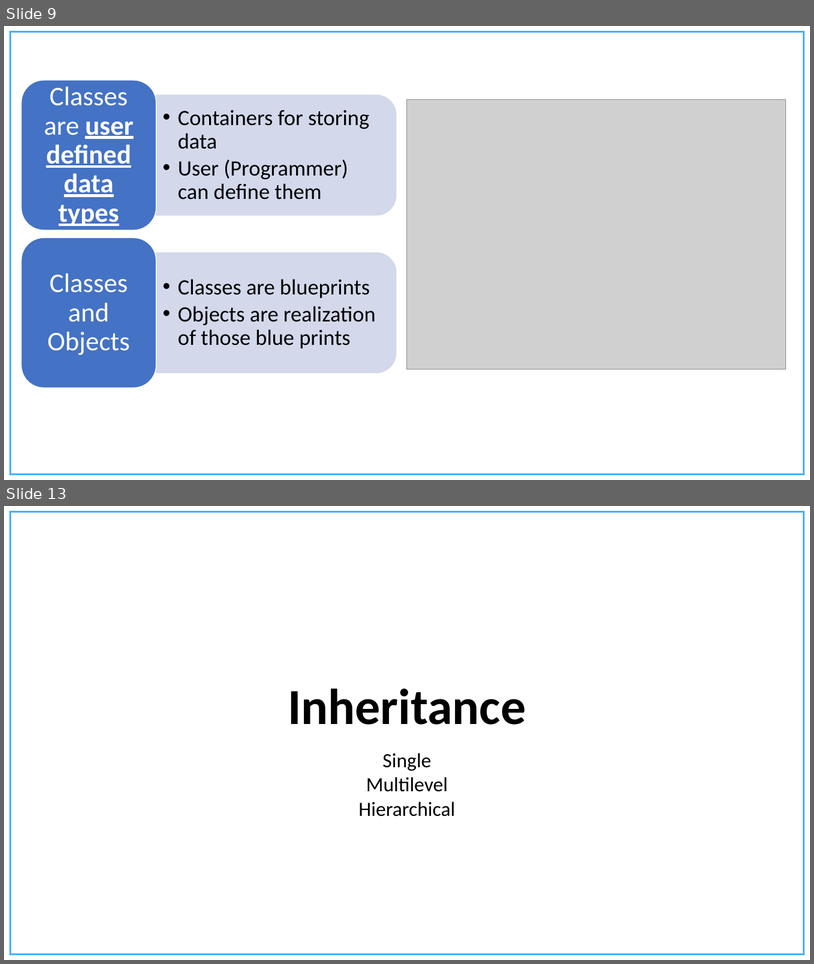
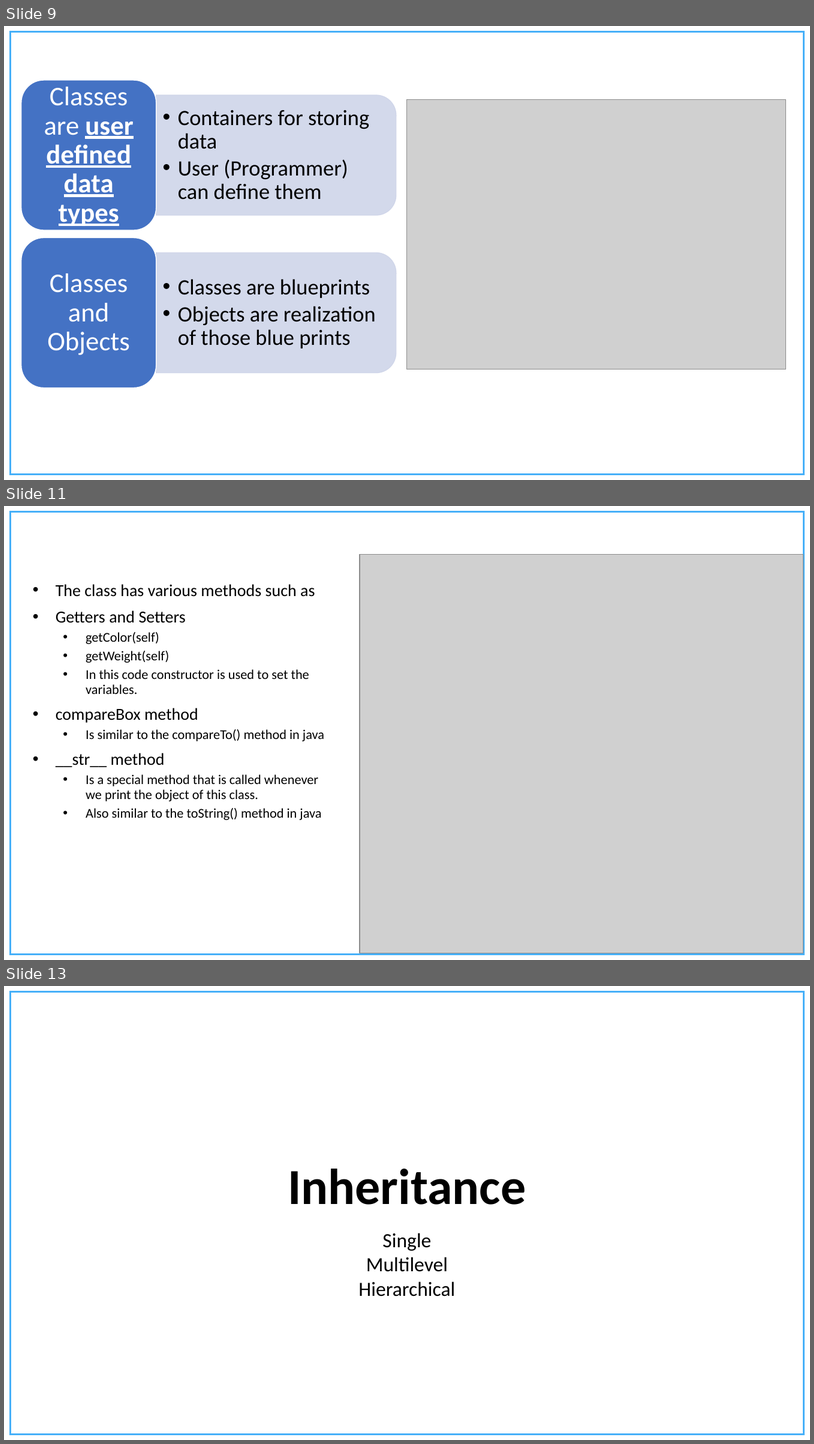
Before and after one commit to chandanNapster/PythonDevWork, a slide deck: Course Material/Presentations/Functions and Classes.pptx. Shown one above the other, each under a label of ours: slides 9 and 13 before the commit, slides 9, 11 and 13 after it; the slides between them are not shown. The pictures are 814x964 and 814x1444 pixels, drawn with LibreOffice and Linux fonts; fonts in the diff are those of the drawing; grey boxes stand for pictures; background and template pictures are left out. Boxes give left, top, right and bottom in pixels: in the first picture for what was removed or moved away, otherwise in the second. Text is boxed around its words. In the diff, an @@ line names an element or a change of style, - is before the commit and + after.

```diff
--- a/Course Material/Presentations/Functions and Classes.pptx
+++ b/Course Material/Presentations/Functions and Classes.pptx
@@ slide 11 added at bbox=[4, 506, 810, 960], background #FFFFFF; not listed: 1 template element that a slide beside it also shows @@
@@ picture added at bbox=[360, 555, 803, 953] @@
@@ text added at bbox=[56, 584, 324, 820], 16 pt, text #000000 @@
+• The class has various methods such as
+• Getters and Setters
+  • getColor(self)
+  • getWeight(self)
+  • In this code constructor is used to set the variables.
+• compareBox method
+  • Is similar to the compareTo() method in java
+• __str__ method
+  • Is a special method that is called whenever we print the object of this class.
+  • Also similar to the toString() method in java
```
Also in this commit, not shown: 8 other slides added, 10 slides removed, 15 other files.
